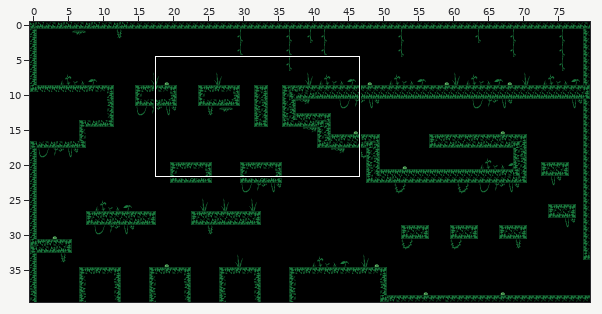
Tiled map: assets/lvls/test_lvl6.tmx. The first picture is a wide view before the edit; the outline marks the close-up.
Close-up. Earlier state:
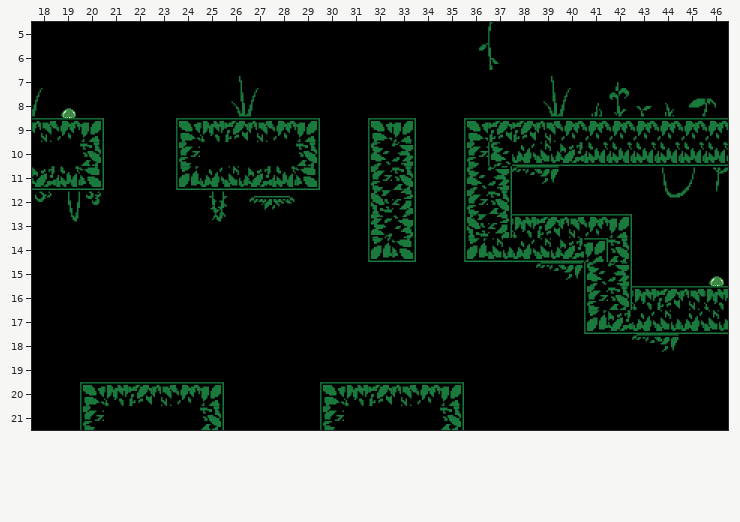
Cells are 32x32 px. Shown: x 18..46, y 5..21. The commit also changed other parts of the map, which this record leaves out.
Once edited:
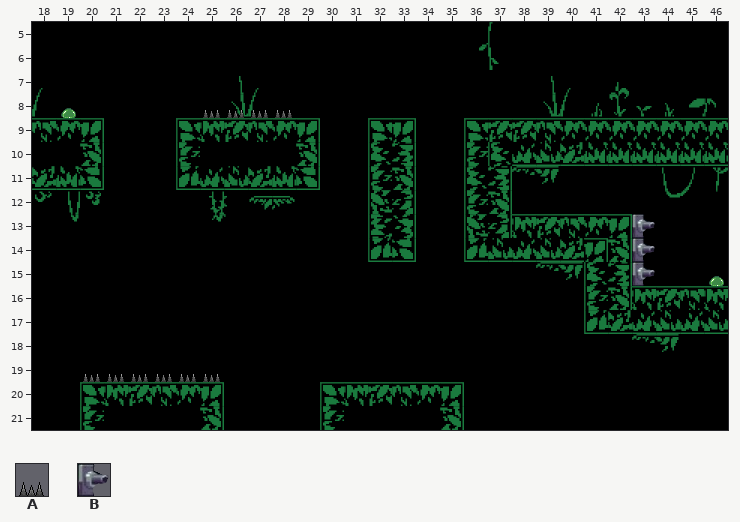
Key: from "Robot Tileset SELL": A 22; from "wall_turret": B 0.
_ is an empty cell.
Objects are placed by their top-left corner, in cells (3,4 is the top-left corner of cell 3,4); size is 1x1 cell unless given.
Change:
Layer "decorations":
y 13..15: x 43 _ -> B
Layer "Spikes" (added):
added: A at 28,8
added: A at 27,8
added: A at 26,8
added: A at 25,8
added: A at 24,19
added: A at 23,19
added: A at 22,19
added: A at 21,19
added: A at 20,19
added: A at 25,19
Where, in picture pixels (left, top, right, bottom), the same in both close-ups:
added: (203, 110, 292, 118)
added: (632, 214, 655, 286)
added: (83, 374, 220, 382)
